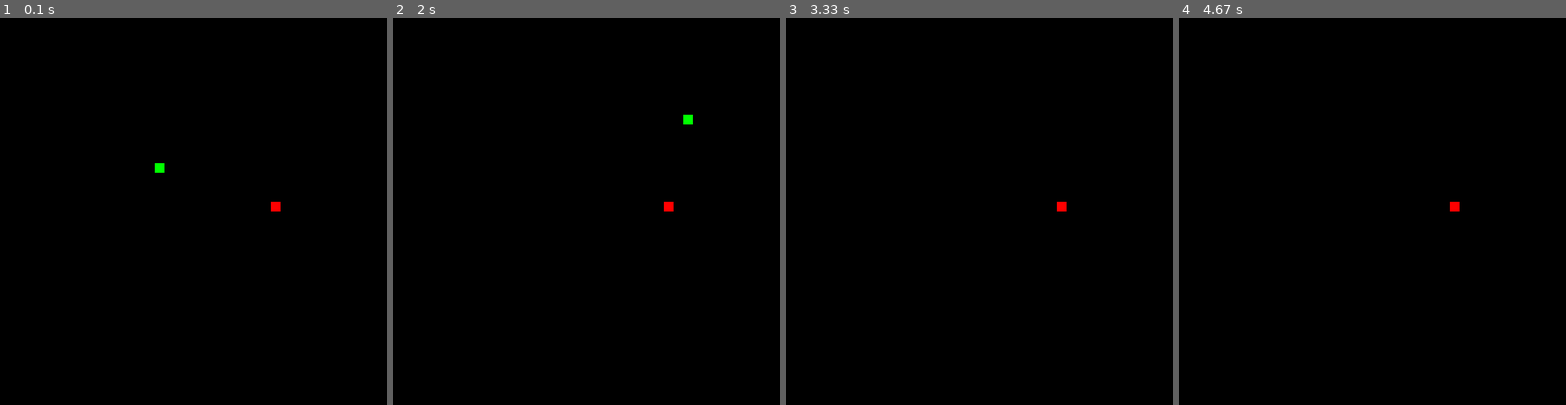
Above: before the commit, frames 1-4 (left to right).
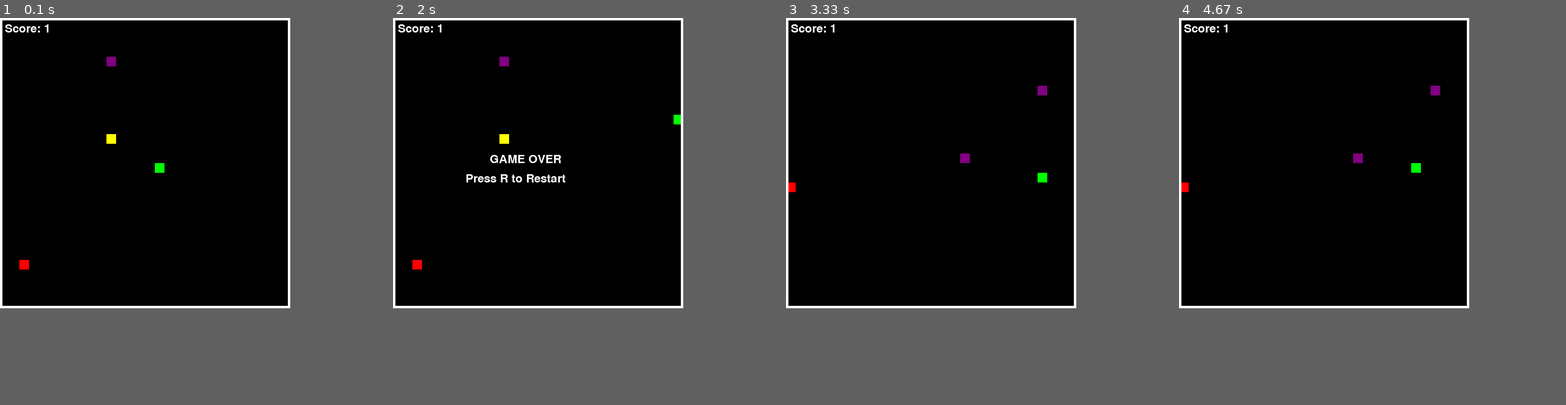
Above: after the commit, the same moments.

Repository: 15fiends/pygame-game-project
Game: pygame game, started from src/main.py
The game is run twice, just before and just after one commit, with the same random seed, the same clock (stepped at 60 frames per second) and the same inputs.
Inputs:
- Up to frame 1 (0.1 s): no input
- Up to frame 2 (2 s): tap Enter at 0.33 s; hold D 0.67-1.13 s; hold W 1.17-1.63 s; hold D from 1.67 s (still down)
- Up to frame 3 (3.33 s): release D at 2.13 s; hold R 2.17-2.7 s; hold S from 3.3 s (still down)
- Up to frame 4 (4.67 s): release S at 3.6 s; hold A 3.63-4.03 s; hold W 4.07-4.43 s; hold D from 4.47 s (still down)
In our replay, the window is 800x800 before the commit and 600x600 after it. These sizes can differ from the game's own. Grey fills any space a smaller window leaves; there, only what the larger window draws over its background counts as a difference.

The runs differ from the first frame. In frame 1, 2.2% of the frame differs, in the area x 0-75%, y 0-75%; in frame 2, 2.8%, in the area x 0-78%, y 0-75%; in frame 3, 2.3%; in frame 4, 2.3%.

Commit message:
Fix snake scoring and ignore macOS files

Diff:
--- a/src/main.py
+++ b/src/main.py
@@ -3,63 +3,156 @@
 
 pygame.init()
 
-# Screen
-WIDTH, HEIGHT = 800, 800
+WIDTH, HEIGHT = 600, 600
 screen = pygame.display.set_mode((WIDTH, HEIGHT))
-pygame.display.set_caption("Snake")
+pygame.display.set_caption("Snake: Power-Up Chaos")
 
 clock = pygame.time.Clock()
-
-# Grid size
 BLOCK_SIZE = 20
 
-# Snake
-snake = [(300, 300)]
-direction = (BLOCK_SIZE, 0)
+font = pygame.font.SysFont(None, 36)
 
-# Food
-food = (random.randrange(0, WIDTH, BLOCK_SIZE),
-        random.randrange(0, HEIGHT, BLOCK_SIZE))
 
+def draw_text(text, x, y):
+    img = font.render(text, True, (255, 255, 255))
+    screen.blit(img, (x, y))
+
+
+# =========================
+# FOOD
+# =========================
+class Food:
+    def __init__(self, snake):
+        self.type = random.choice(["normal", "speed", "danger"])
+        self.position = self.generate_position(snake)
+
+    def generate_position(self, snake):
+        while True:
+            pos = (
+                random.randrange(0, WIDTH, BLOCK_SIZE),
+                random.randrange(0, HEIGHT, BLOCK_SIZE)
+            )
+            if pos not in snake:
+                return pos
+
+    def draw(self):
+        if self.type == "normal":
+            color = (255, 0, 0)
+        elif self.type == "speed":
+            color = (255, 255, 0)
+        else:
+            color = (128, 0, 128)
+
+        pygame.draw.rect(screen, color, (*self.position, BLOCK_SIZE, BLOCK_SIZE))
+
+
+# =========================
+# RESET
+# =========================
+def reset_game():
+    snake = [(300, 300)]
+    direction = (BLOCK_SIZE, 0)
+    foods = [Food(snake) for _ in range(3)]
+    speed = 10
+    game_over = False
+    return snake, direction, foods, speed, game_over
+
+
+snake, direction, foods, speed, game_over = reset_game()
 running = True
+
+
+# =========================
+# MAIN LOOP
+# =========================
 while running:
     screen.fill((0, 0, 0))
 
-    # Events
+    # EVENTS
     for event in pygame.event.get():
         if event.type == pygame.QUIT:
             running = False
 
         if event.type == pygame.KEYDOWN:
-            if event.key == pygame.K_w:
-                direction = (0, -BLOCK_SIZE)
-            if event.key == pygame.K_s:
-                direction = (0, BLOCK_SIZE)
-            if event.key == pygame.K_a:
-                direction = (-BLOCK_SIZE, 0)
-            if event.key == pygame.K_d:
-                direction = (BLOCK_SIZE, 0)
+            if not game_over:
+                if event.key == pygame.K_w and direction != (0, BLOCK_SIZE):
+                    direction = (0, -BLOCK_SIZE)
+                if event.key == pygame.K_s and direction != (0, -BLOCK_SIZE):
+                    direction = (0, BLOCK_SIZE)
+                if event.key == pygame.K_a and direction != (BLOCK_SIZE, 0):
+                    direction = (-BLOCK_SIZE, 0)
+                if event.key == pygame.K_d and direction != (-BLOCK_SIZE, 0):
+                    direction = (BLOCK_SIZE, 0)
 
-    # Move snake
-    head_x, head_y = snake[0]
-    new_head = (head_x + direction[0], head_y + direction[1])
-    snake.insert(0, new_head)
+            if game_over and event.key == pygame.K_r:
+                snake, direction, foods, speed, game_over = reset_game()
 
-    # Check food collision
-    if new_head == food:
-        food = (random.randrange(0, WIDTH, BLOCK_SIZE),
-                random.randrange(0, HEIGHT, BLOCK_SIZE))
-    else:
-        snake.pop()
+    # =========================
+    # GAME LOGIC
+    # =========================
+    if not game_over:
+        previous_length = len(snake)
+        head_x, head_y = snake[0]
+        new_head = (head_x + direction[0], head_y + direction[1])
 
-    # Draw snake
+        # Wall collision
+        if (new_head[0] < 0 or new_head[0] >= WIDTH or
+            new_head[1] < 0 or new_head[1] >= HEIGHT):
+            game_over = True
+
+        # Self collision
+        if new_head in snake:
+            game_over = True
+
+        if not game_over:
+            snake.insert(0, new_head)
+            segments_to_remove = 1
+
+            # FOOD LOGIC (SCORE = LENGTH)
+            for food in foods[:]:
+                if new_head == food.position:
+                    if food.type in ["normal", "speed"]:
+                        segments_to_remove = 0
+
+                        if food.type == "speed":
+                            speed += 2
+                    elif food.type == "danger":
+                        if previous_length == 1:
+                            game_over = True
+                        else:
+                            segments_to_remove = 2
+
+                    foods.remove(food)
+                    foods.append(Food(snake))
+                    break
+
+            for _ in range(segments_to_remove):
+                if snake:
+                    snake.pop()
+
+        # Safety
+        if len(snake) < 1:
+            game_over = True
+
+    # =========================
+    # DRAW
+    # =========================
     for segment in snake:
         pygame.draw.rect(screen, (0, 255, 0), (*segment, BLOCK_SIZE, BLOCK_SIZE))
 
-    # Draw food
-    pygame.draw.rect(screen, (255, 0, 0), (*food, BLOCK_SIZE, BLOCK_SIZE))
+    for food in foods:
+        food.draw()
+
+    pygame.draw.rect(screen, (255, 255, 255), (0, 0, WIDTH, HEIGHT), 5)
+
+    score = len(snake)
+    draw_text(f"Score: {score}", 10, 10)
+
+    if game_over:
+        draw_text("GAME OVER", WIDTH // 2 - 100, HEIGHT // 2 - 20)
+        draw_text("Press R to Restart", WIDTH // 2 - 150, HEIGHT // 2 + 20)
 
     pygame.display.flip()
-    clock.tick(10)
+    clock.tick(speed)
 
 pygame.quit()
Not shown, added: .gitignore
